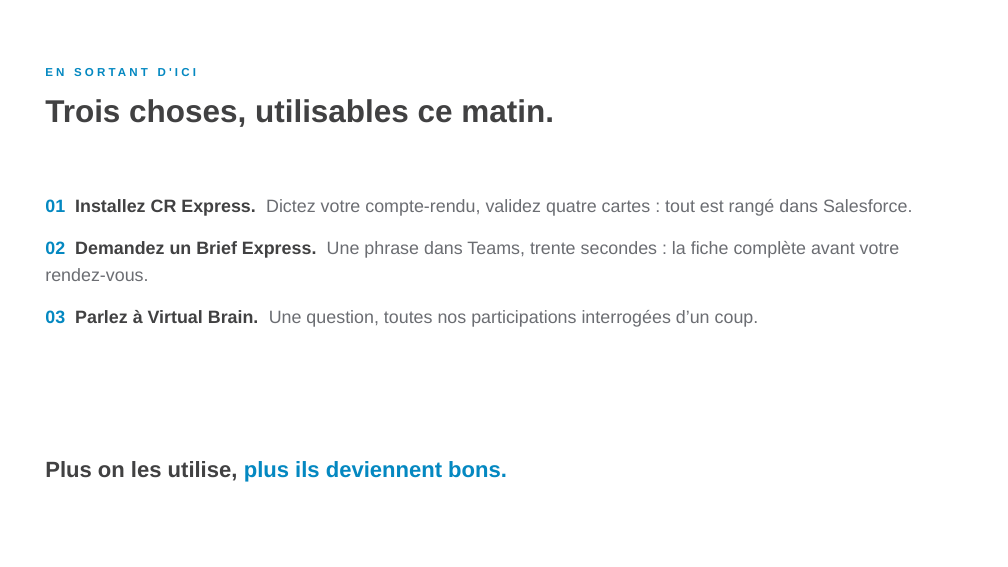
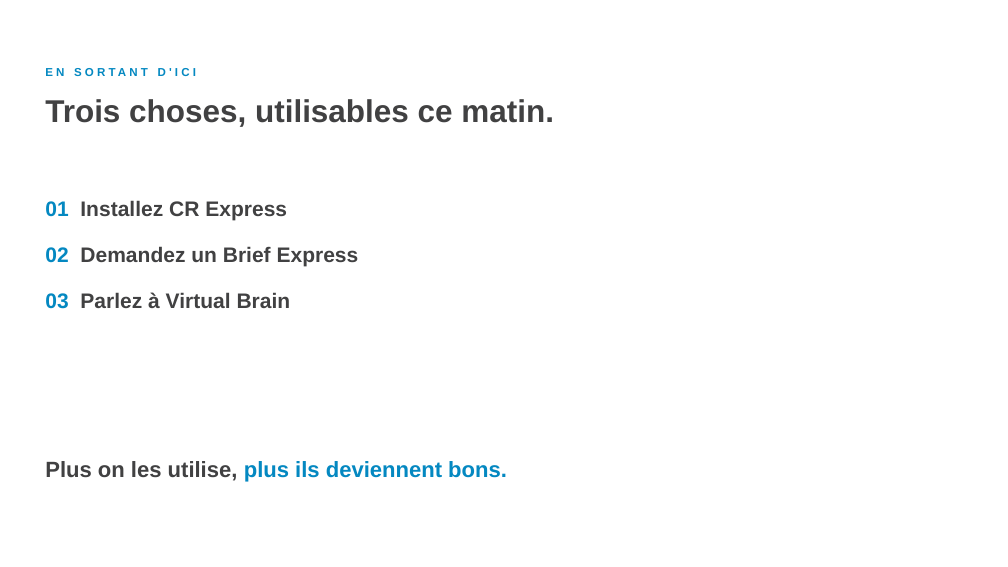
Before and after one commit to felixuniversityca-svg/task-dashboard, a slide deck: slide 12 of LIA-concretement-Capital-Croissance.pptx. Drawn at 1008x567 pixels with LibreOffice and Linux fonts; fonts in the diff are those of the drawing. Boxes give left, top, right and bottom in pixels: in the first picture for what was removed or moved away, otherwise in the second. Text is boxed around its words. In the diff, an @@ line names an element or a change of style, - is before the commit and + after.

```diff
--- a/LIA-concretement-Capital-Croissance.pptx
+++ b/LIA-concretement-Capital-Croissance.pptx
@@ text at (x1=45, y1=200, x2=359, y2=309): text changed; size 17 to 20 pt; text colour #6B6D72 to #414142; bold on @@
-01 Installez CR Express. Dictez votre compte-rendu, validez quatre cartes : tout est rangé dans Salesforce.
-02 Demandez un Brief Express. Une phrase dans Teams, trente secondes : la fiche complète avant votre rendez-vous.
-03 Parlez à Virtual Brain. Une question, toutes nos participations interrogées d’un coup.
+01 Installez CR Express
+02 Demandez un Brief Express
+03 Parlez à Virtual Brain
```
Also in this commit, not shown: 8 other slides changed.
